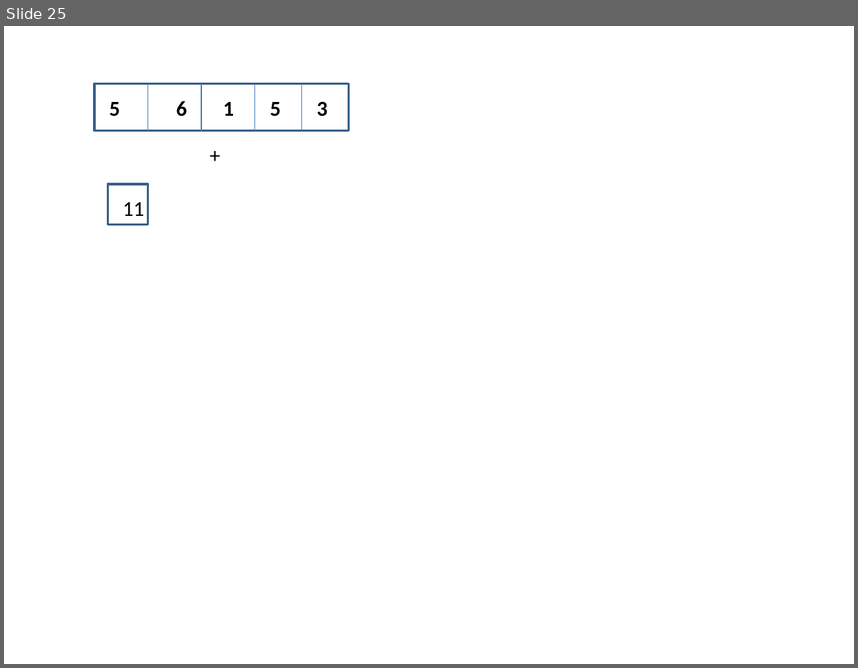
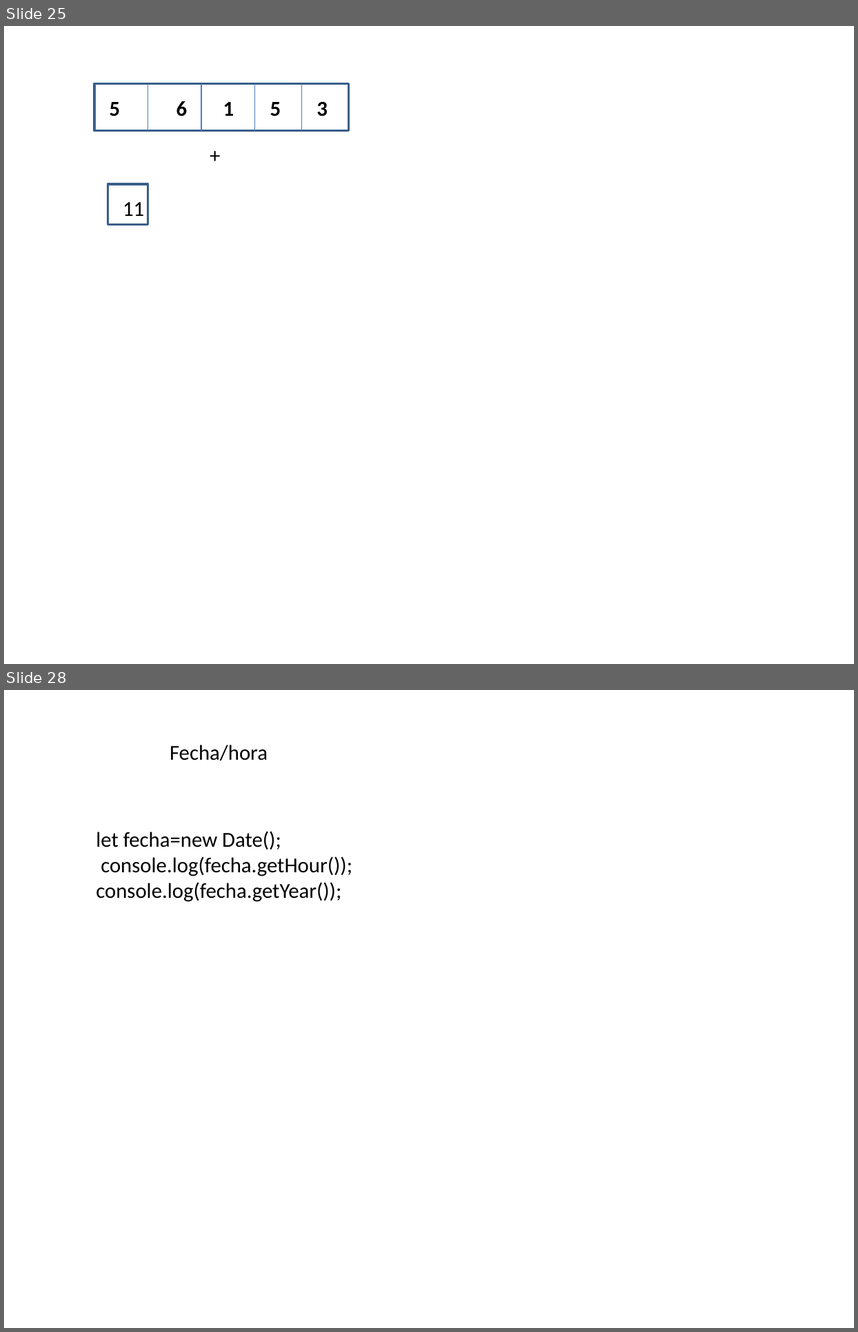
Before and after one commit to amartinsierra/javascript2025, a slide deck: pizarra.pptx. Shown one above the other, each under a label of ours: slide 25 before the commit, slides 25 and 28 after it; the slides between them are not shown. The pictures are 858x668 and 858x1332 pixels, drawn with LibreOffice and Linux fonts; fonts in the diff are those of the drawing. Boxes give left, top, right and bottom in pixels: in the first picture for what was removed or moved away, otherwise in the second. Text is boxed around its words. In the diff, an @@ line names an element or a change of style, - is before the commit and + after.

```diff
--- a/pizarra.pptx
+++ b/pizarra.pptx
@@ slide 28 added at (4,690,854,1328), background #FFFFFF @@
@@ text added at (170,745,268,761), 18 pt, text #000000 @@
+Fecha/hora
@@ text added at (96,831,352,902), 18 pt, text #000000 @@
+let fecha=new Date();
+console.log(fecha.getHour());
+console.log(fecha.getYear());
```
Also in this commit, not shown: 3 other slides added, 4 other files.
